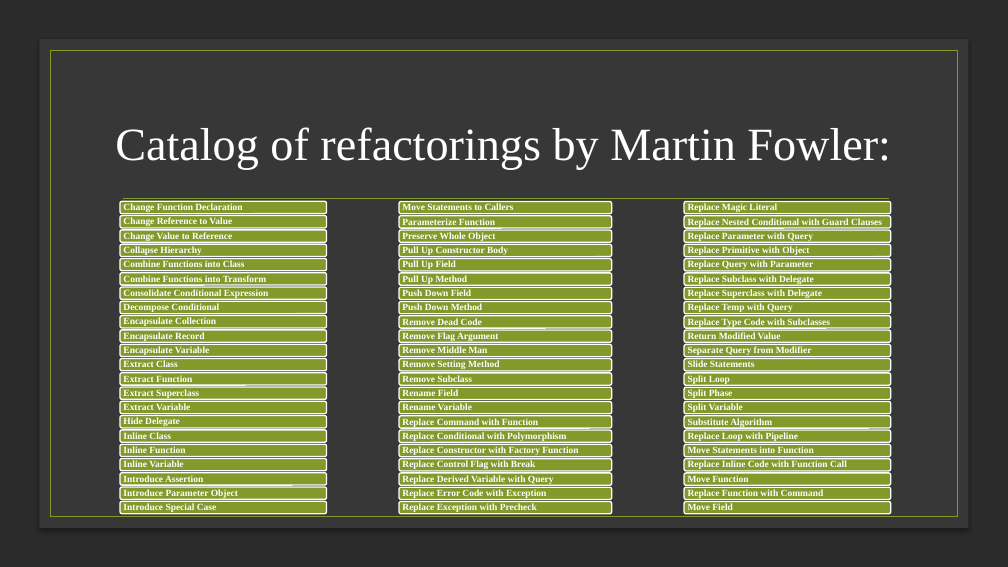
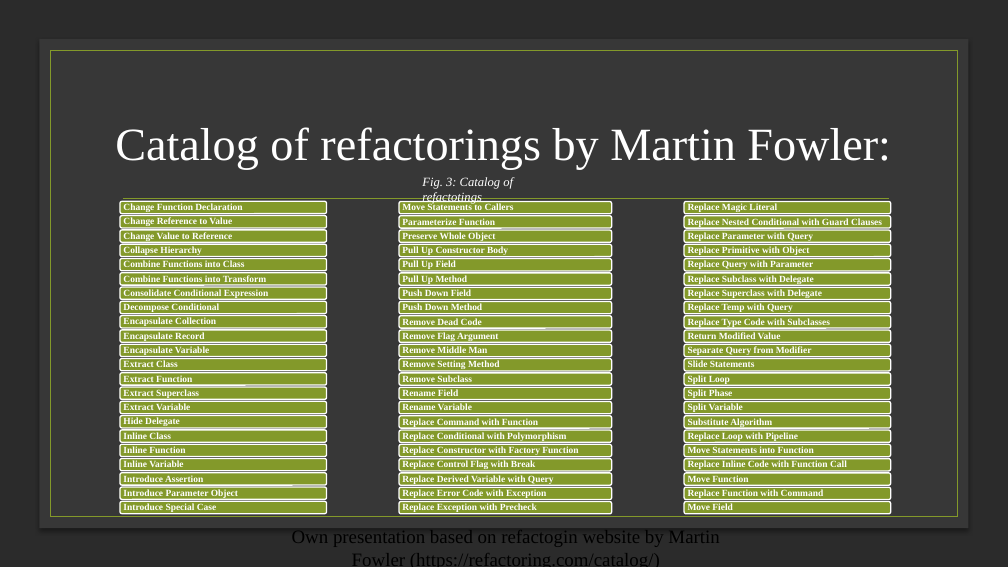
Before and after one commit to slaven2910/IU_DINGER, a slide deck: slide 8 of Informatik/Refactoring_Slaven_Mlinaric - v2 [Autosaved].pptx. Drawn at 1008x567 pixels with LibreOffice and Linux fonts; fonts in the diff are those of the drawing; background and template pictures are left out; a plain dark background stands for a picture behind light text. Boxes give left, top, right and bottom in pixels: in the first picture for what was removed or moved away, otherwise in the second. Text is boxed around its words. In the diff, an @@ line names an element or a change of style, - is before the commit and + after.

```diff
--- a/Informatik/Refactoring_Slaven_Mlinaric - v2 [Autosaved].pptx
+++ b/Informatik/Refactoring_Slaven_Mlinaric - v2 [Autosaved].pptx
@@ text added at [422, 177, 513, 204], 12 pt, text #FFFFFF, italic @@
+Fig. 3: Catalog of refactotings
@@ text added at [292, 527, 719, 567], 18 pt, text #000000 @@
+Own presentation based on refactogin website by Martin Fowler (https://refactoring.com/catalog/)
```
Also in this commit, not shown: 3 other slides changed, 4 slides added, 4 slides removed.
